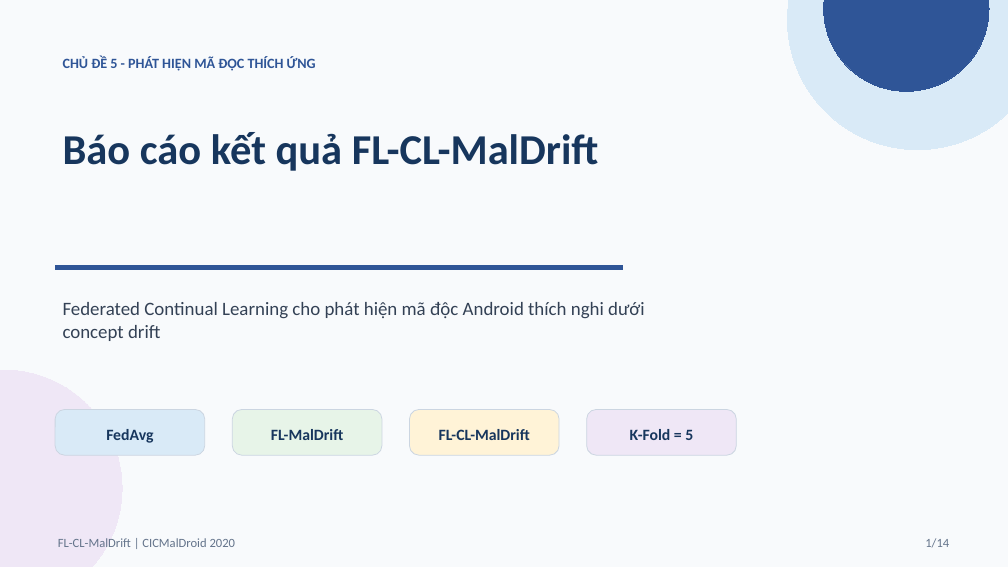
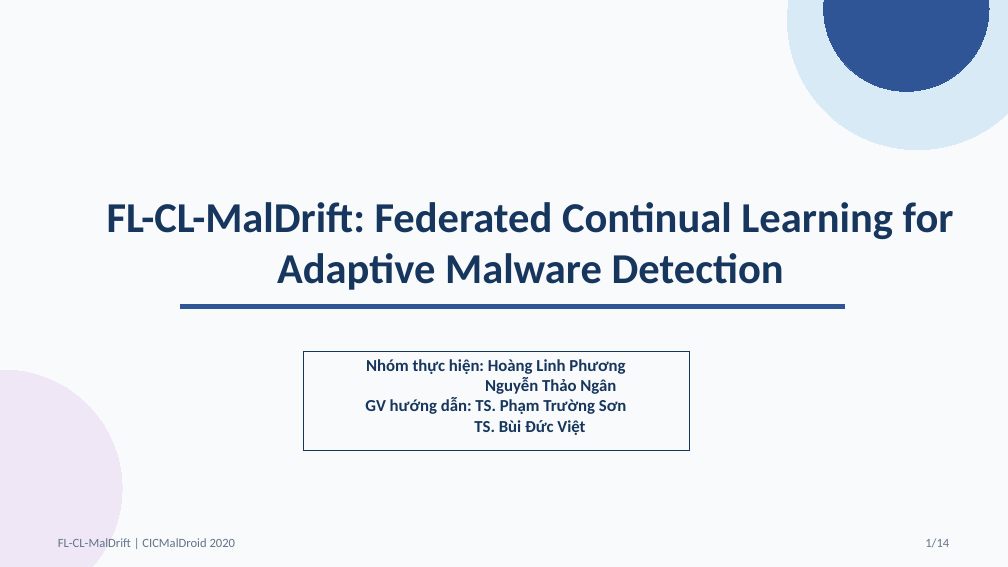
Before and after one commit to hlphuong/fl-cl-maldrift-v2, a slide deck: slide 1 of BAO_CAO_KET_QUA_FL_CL_MalDrift.pptx. Drawn at 1008x567 pixels with LibreOffice and Linux fonts; fonts in the diff are those of the drawing. Boxes give left, top, right and bottom in pixels: in the first picture for what was removed or moved away, otherwise in the second. Text is boxed around its words. In the diff, an @@ line names an element or a change of style, - is before the commit and + after.

```diff
--- a/BAO_CAO_KET_QUA_FL_CL_MalDrift.pptx
+++ b/BAO_CAO_KET_QUA_FL_CL_MalDrift.pptx
@@ text removed at <box>63,56,316,71</box> @@
-CHỦ ĐỀ 5 - PHÁT HIỆN MÃ ĐỘC THÍCH ỨNG
@@ text at <box>107,202,954,290</box>: text changed @@
-Báo cáo kết quả FL-CL-MalDrift
+FL-CL-MalDrift: Federated Continual Learning for Adaptive Malware Detection
@@ text removed at <box>63,302,645,341</box> @@
-Federated Continual Learning cho phát hiện mã độc Android thích nghi dưới concept drift
@@ rectangle: place and size @@
-rectangle at <box>55,265,622,269</box>
+rectangle at <box>181,305,845,309</box>
@@ rectangle at <box>181,305,845,309</box>: mirrored @@
@@ rectangle added at <box>303,352,690,451</box>, outline #17365D 0 pt, 16 pt, text #17365D, bold @@
+Nhóm thực hiện: Hoàng Linh Phương
+Nguyễn Thảo Ngân
+GV hướng dẫn: TS. Phạm Trường Sơn
+TS. Bùi Đức Việt
@@ rounded rectangle removed at <box>55,410,205,455</box> @@
@@ rounded rectangle removed at <box>232,410,382,455</box> @@
@@ rounded rectangle removed at <box>410,410,560,455</box> @@
@@ rounded rectangle removed at <box>587,410,737,455</box> @@
@@ text removed at <box>106,429,153,443</box> @@
-FedAvg
@@ text removed at <box>271,429,343,440</box> @@
-FL-MalDrift
@@ text removed at <box>439,429,530,440</box> @@
-FL-CL-MalDrift
@@ text removed at <box>630,429,693,440</box> @@
-K-Fold = 5
```
Also in this commit, not shown: 7 other slides changed, 1 slide added, 1 slide removed, 1 other file.
